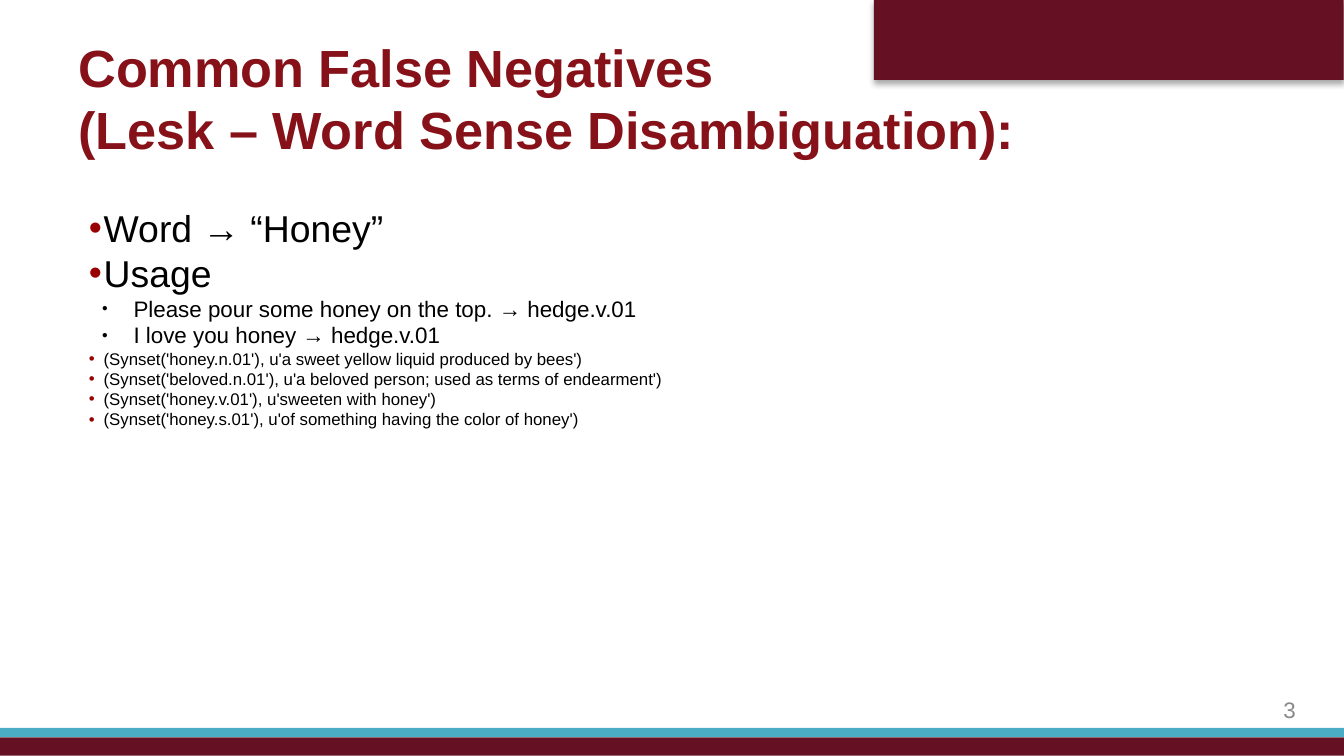
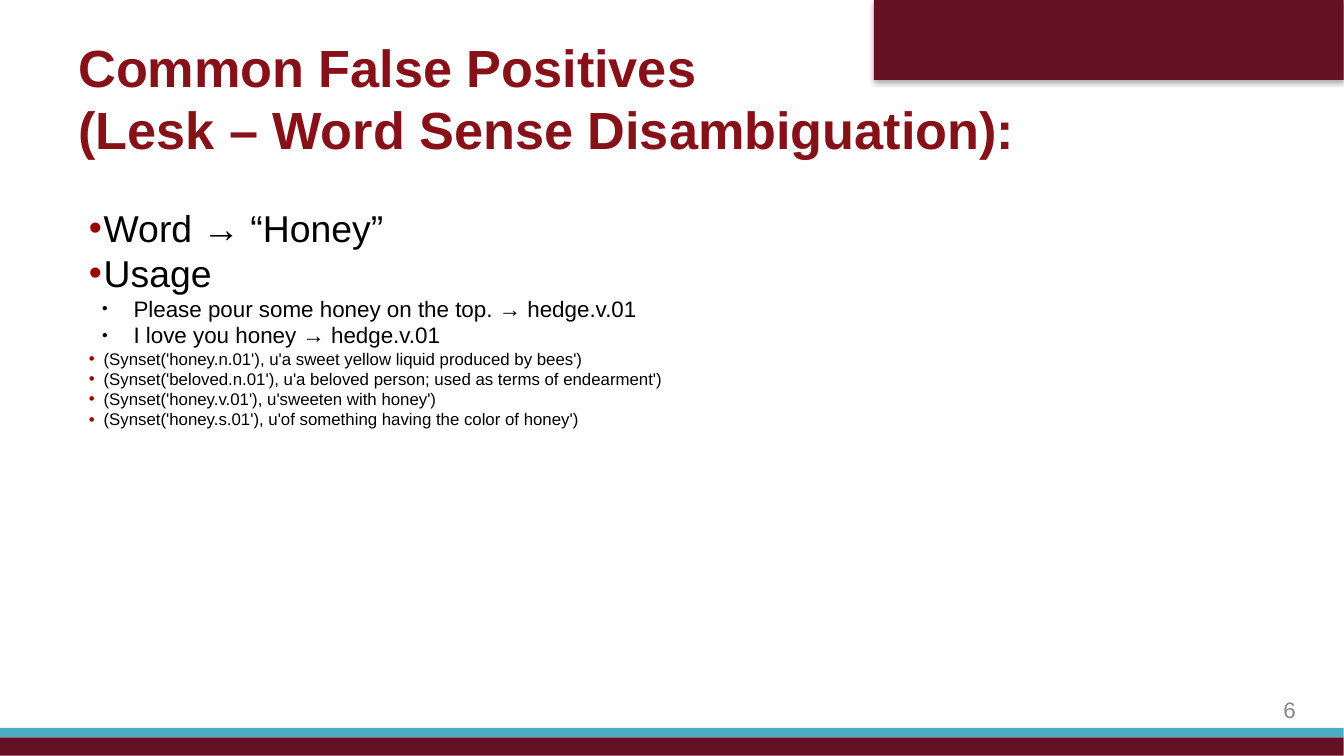
Before and after one commit to bwaters34/foodMonitoringNLP, a slide deck: slide 6 of Presentation/18Jan2018.pptx (slide 3 before the commit). Drawn at 1344x756 pixels with LibreOffice and Linux fonts; fonts in the diff are those of the drawing; background and template pictures are left out. Boxes give left, top, right and bottom in pixels: in the first picture for what was removed or moved away, otherwise in the second. Text is boxed around its words. In the diff, an @@ line names an element or a change of style, - is before the commit and + after.

```diff
--- a/Presentation/18Jan2018.pptx
+++ b/Presentation/18Jan2018.pptx
@@ text at (78, 49, 696, 88): text changed @@
-Common False Negatives
+Common False Positives
@@ page number at (1283, 702, 1295, 718): text changed @@
-3
+6
```
Also in this commit, not shown: 1 other slide changed, 3 slides added, 4 other files.
